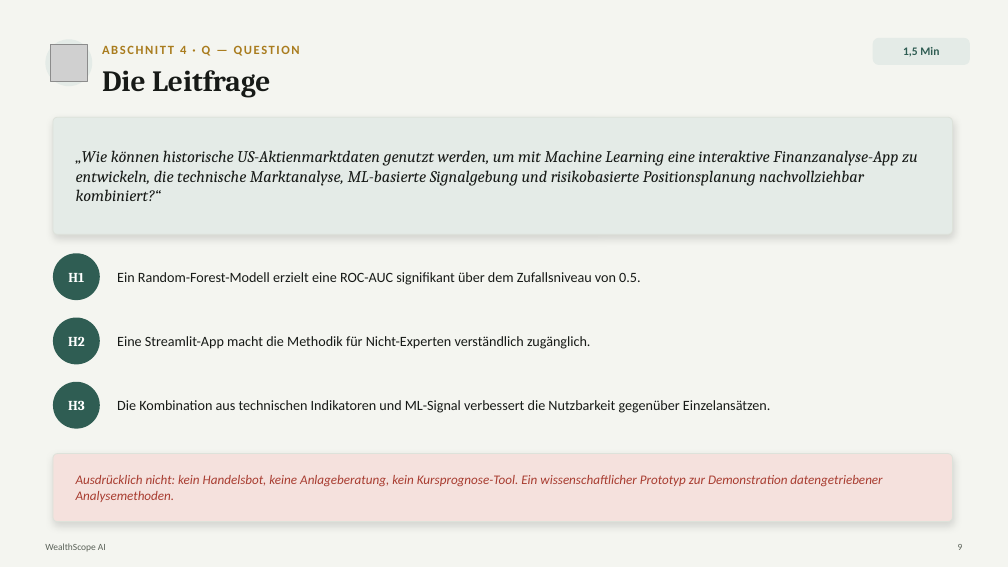
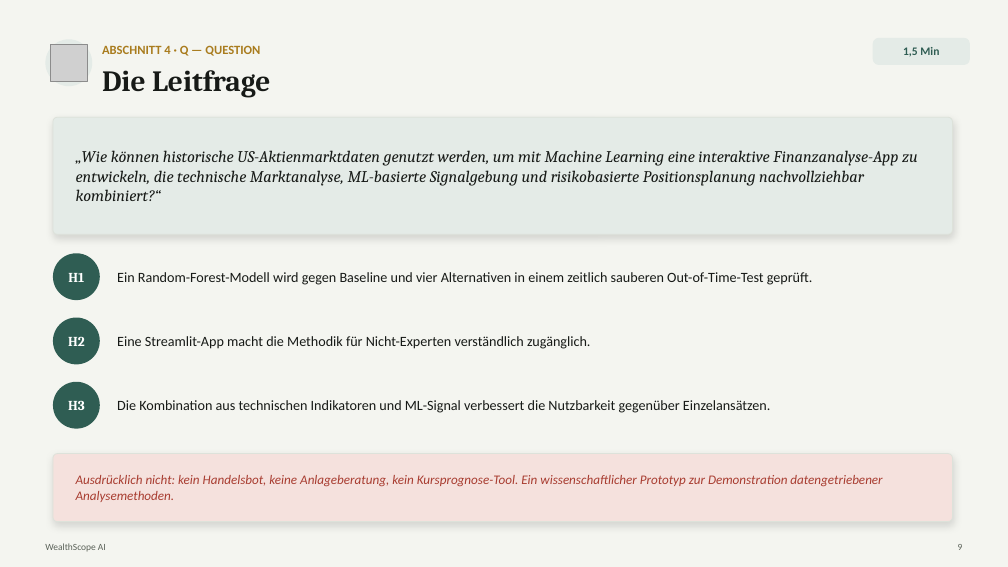
Before and after one commit to fedansoufiane-commits/forexscope-ai, a slide deck: slide 9 of Präsentation/WealthScope_Praesentation.pptx. Drawn at 1008x567 pixels with LibreOffice and Linux fonts; fonts in the diff are those of the drawing; grey boxes stand for pictures. Boxes give left, top, right and bottom in pixels: in the first picture for what was removed or moved away, otherwise in the second. Text is boxed around its words. In the diff, an @@ line names an element or a change of style, - is before the commit and + after.

```diff
--- a/Präsentation/WealthScope_Praesentation.pptx
+++ b/Präsentation/WealthScope_Praesentation.pptx
@@ text "ABSCHNITT 4 · Q — ..." at bbox=[102, 45, 260, 56]: letter spacing 1.5 to 0 pt @@
@@ text at bbox=[117, 272, 813, 285]: text changed @@
-Ein Random-Forest-Modell erzielt eine ROC-AUC signifikant über dem Zufallsniveau von 0.5.
+Ein Random-Forest-Modell wird gegen Baseline und vier Alternativen in einem zeitlich sauberen Out-of-Time-Test geprüft.
```
Also in this commit, not shown: 29 other slides changed, 28 other files.
